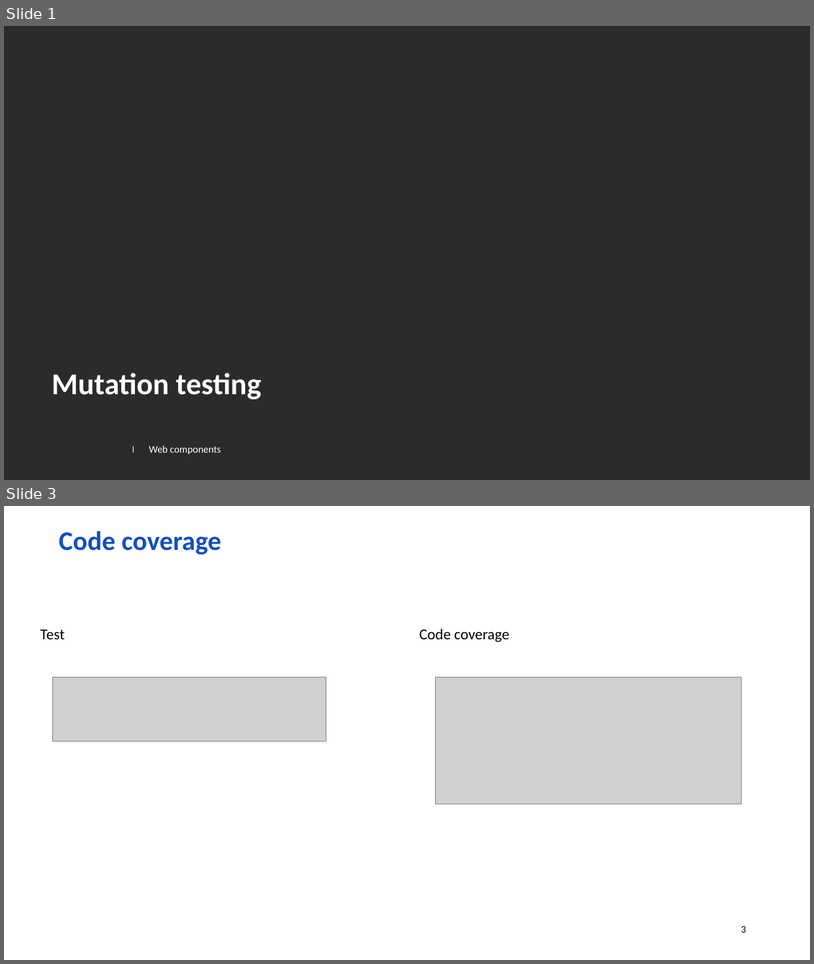
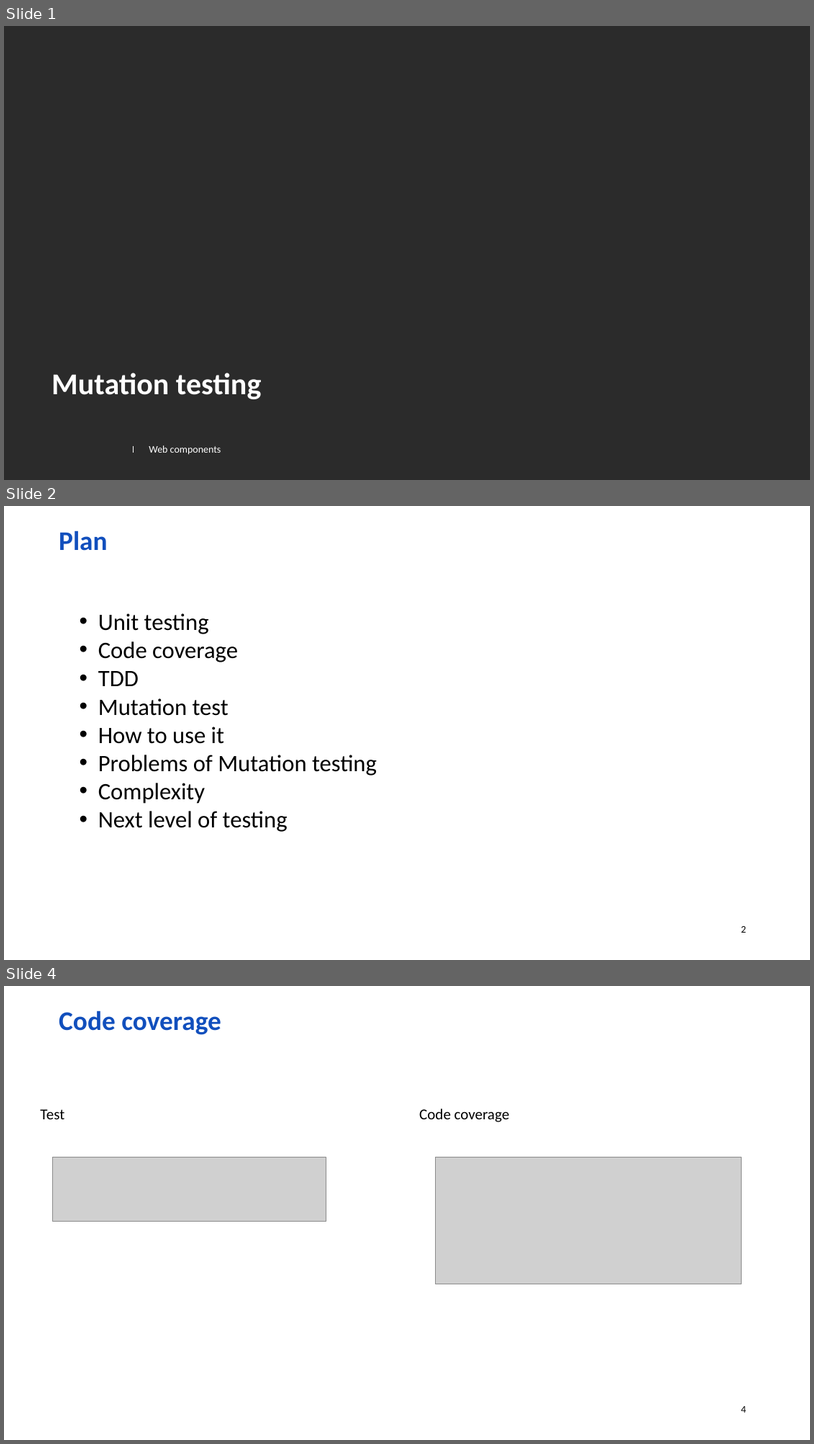
Before and after one commit to wolf-off/Stryker-demo, a slide deck: Mutation.pptx. Shown one above the other, each under a label of ours: slides 1 and 3 before the commit, slides 1, 2 and 4 after it; the slides between them are not shown. The pictures are 814x964 and 814x1444 pixels, drawn with LibreOffice and Linux fonts; fonts in the diff are those of the drawing; grey boxes stand for pictures; background and template pictures are left out; a plain dark background stands for a picture behind light text. Boxes give left, top, right and bottom in pixels: in the first picture for what was removed or moved away, otherwise in the second. Text is boxed around its words. In the diff, an @@ line names an element or a change of style, - is before the commit and + after.

```diff
--- a/Mutation.pptx
+++ b/Mutation.pptx
@@ slide 2 added at [4,506,810,960], background picture (left out); not listed: 1 template element that a slide beside it also shows @@
@@ text added at [59,530,107,551], 32 pt, text #114FBD, bold @@
+Plan
@@ text added at [98,613,377,831], 28 pt, text #000000 @@
+• Unit testing
+• Code coverage
+• TDD
+• Mutation test
+• How to use it
+• Problems of Mutation testing
+• Complexity
+• Next level of testing
@@ what was slide 3 is now slide 4 @@
@@ page number at [741,1406,746,1412]: text changed @@
-3
+4
```
Also in this commit, not shown: 11 slides changed, 4 other slides added, 1 other file.
